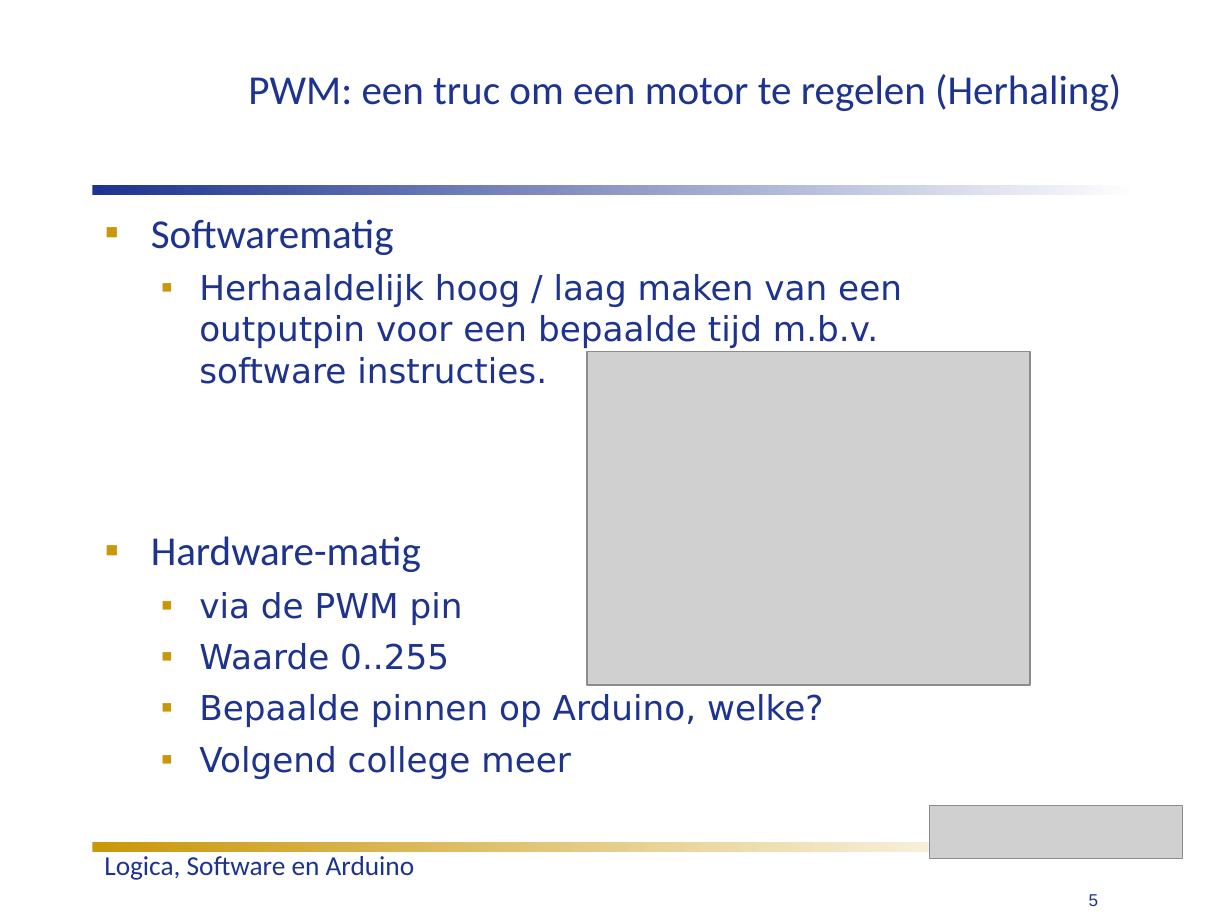
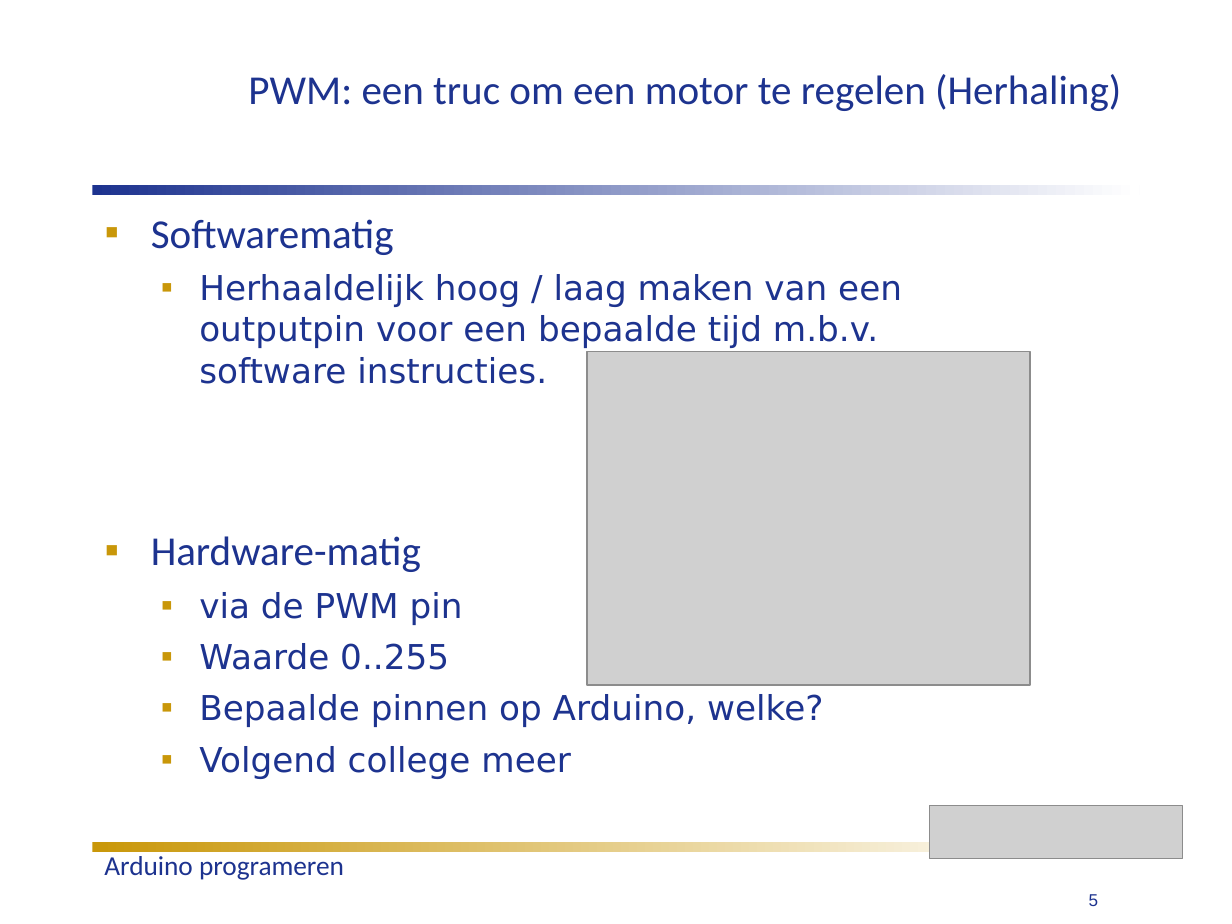
Before and after one commit to humiq/Greendevelopment, a slide deck: slide 5 of trunk/documents/Colleges/ISIROB College 4.ppt. Drawn at 1232x924 pixels with LibreOffice and Linux fonts; fonts in the diff are those of the drawing; grey boxes stand for pictures. Boxes give left, top, right and bottom in pixels: in the first picture for what was removed or moved away, otherwise in the second. Text is boxed around its words. In the diff, an @@ line names an element or a change of style, - is before the commit and + after.

```diff
--- a/trunk/documents/Colleges/ISIROB College 4.ppt
+++ b/trunk/documents/Colleges/ISIROB College 4.ppt
@@ text at (104, 856, 344, 880): text changed @@
-Logica, Software en Arduino
+Arduino programeren
```
Also in this commit, not shown: 16 other slides changed, 1 slide added, 3 slides removed, 1 other file.
